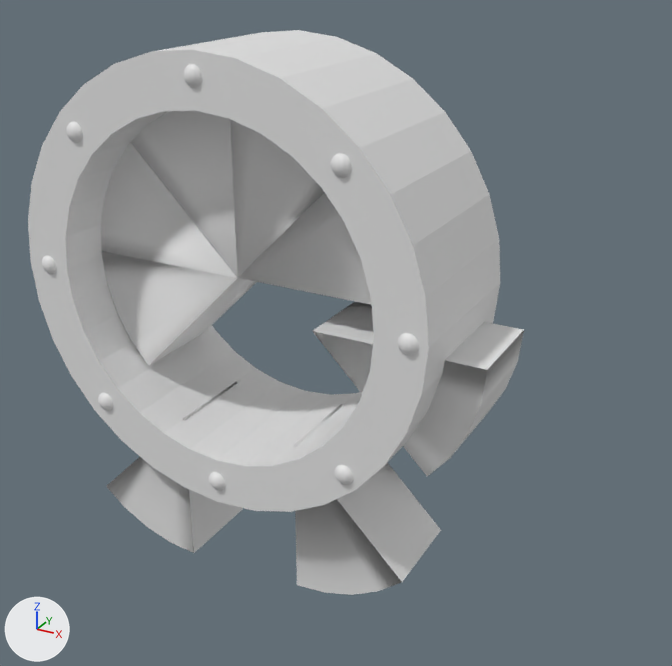
Renders of the OBJ model Framework/Framework/projects/Project Poultry/res/Models/DoorFrames/Door4.obj from each side of a commit.
Both versions are drawn from a 50 mm lens placed at (14.18, -17.67, 10.09), pointed at (5.04, -1.07, 1.79). Lighting does not change. The marker at lower left points along +X, +Y and +Z. Where no turn or scale is listed for an object, it has been applied to the vertices.

Objects in the first picture: 'Door_Pieces.001_Cylinder.011', 'Door_Pieces.002_Cylinder.012', 'Door_Pieces.003_Cylinder.013', 'Door_Pieces.004_Cylinder.014', 'Door_Pieces.005_Cylinder.015', 'Door_Pieces.007_Cylinder.017', 'Door_Pieces.008_Cylinder.018', 'Door_Pieces_Cylinder.010', 'Sphere.004'.
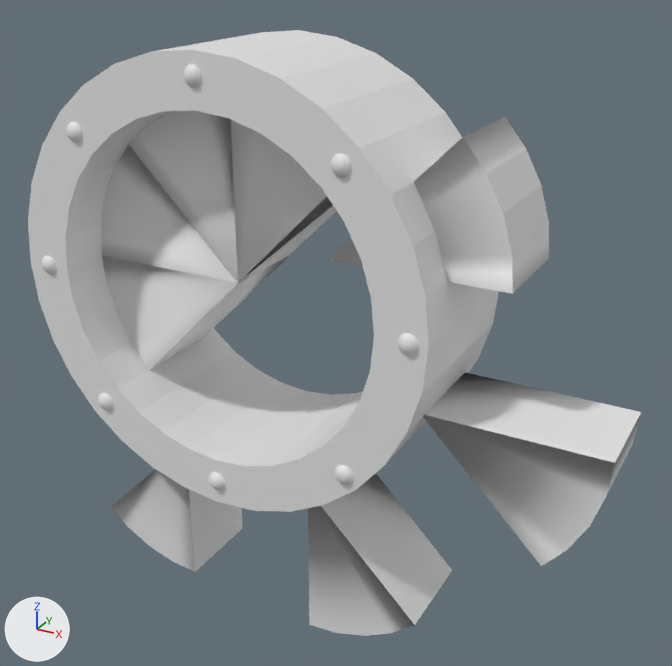
The newer file is also turned or shifted as a whole; pictures and numbers use the older file's frame.

Location of each change, (x1, y1, x2, y2) in pixels of the pictures (672 x 666 px; the box of a moved part takes in the faces that stretch with it):
```json
{"object": "Door_Pieces.005_Cylinder.015", "change": "mesh moved", "before": [313, 302, 524, 476], "after": [423, 372, 641, 566]}
{"object": "Door_Pieces.004_Cylinder.014", "change": "reshaped", "before": [238, 193, 371, 305], "after": [328, 117, 549, 294]}
{"object": "Door_Pieces.007_Cylinder.017", "change": "mesh moved", "before": [294, 404, 441, 595], "after": [308, 473, 452, 636]}
{"object": "Door_Pieces_Cylinder.010", "change": "mesh moved", "before": [101, 251, 256, 366], "after": [102, 255, 290, 370]}
{"object": "Door_Pieces.008_Cylinder.018", "change": "mesh moved", "before": [106, 381, 243, 553], "after": [111, 469, 243, 572]}
{"part": 1, "of": "me_door_pieces_001_cylinder_011", "change": "moved or reshaped", "before": [101, 142, 237, 278], "after": [102, 145, 284, 283]}
```

Scene script edits in JSON lines:
```json
{"block": "me_door_pieces_001_cylinder_011", "where": "# used by ob_door_pieces_001_cylinder_011; location = (0.0, 0.0, 0.0)"}
{"op": "remove", "block": "me_door_pieces_001_cylinder_011", "code": "me_door_pieces_001_cylinder_011.from_pydata(...)  # 12 vertices, 20 faces; spans x -0.66..3.2, y -2.12..0.09, z 3.09..5.82"}
{"op": "add", "block": "me_door_pieces_001_cylinder_011", "code": "me_door_pieces_001_cylinder_011.from_pydata(...)  # 12 vertices, 20 faces; spans x -0.65..3.21, y -2.12..0.09, z 2.97..5.7"}
{"block": "me_door_pieces_001_cylinder_011", "change": "me_door_pieces_001_cylinder_011 part 1: the whole mesh is rebuilt"}
{"block": "me_door_pieces_004_cylinder_014", "where": "# used by ob_door_pieces_004_cylinder_014; location = (0.0, 0.0, 0.0)"}
{"op": "remove", "block": "me_door_pieces_004_cylinder_014", "code": "me_door_pieces_004_cylinder_014.from_pydata(...)  # 12 vertices, 20 faces; spans x 3.2..7.06, y -2.12..0.09, z 3.1..5.83"}
{"op": "add", "block": "me_door_pieces_004_cylinder_014", "code": "me_door_pieces_004_cylinder_014.from_pydata(...)  # 12 vertices, 20 faces; spans x 5.52..9.37, y -2.28..-0.07, z 3.94..6.67"}
{"block": "me_door_pieces_004_cylinder_014", "change": "me_door_pieces_004_cylinder_014 part 2: the whole mesh is rebuilt"}
{"block": "me_door_pieces_005_cylinder_015", "where": "me_door_pieces_005_cylinder_015.from_pydata(...)  # 12 vertices, 20 faces; spans x 5.13..8.99, y -2.26..-0.05, z -0.42..2.31"}
{"block": "me_door_pieces_005_cylinder_015", "where": "# used by ob_door_pieces_005_cylinder_015; location = (0.0, 0.0, 0.0)"}
{"block": "me_door_pieces_005_cylinder_015", "change": "me_door_pieces_005_cylinder_015 part 3: the whole mesh is moved by (2.6, -0.19, -1.19)"}
{"block": "me_door_pieces_007_cylinder_017", "where": "me_door_pieces_007_cylinder_017.from_pydata(...)  # 12 vertices, 20 faces; spans x 4.7..7.43, y -2.38..-0.17, z -4.35..-0.49"}
{"block": "me_door_pieces_007_cylinder_017", "where": "# used by ob_door_pieces_007_cylinder_017; location = (0.0, 0.0, 0.0)"}
{"block": "me_door_pieces_007_cylinder_017", "change": "me_door_pieces_007_cylinder_017 part 4: the whole mesh is moved by (0.37, -0.06, -1.0)"}
{"block": "me_door_pieces_008_cylinder_018", "where": "me_door_pieces_008_cylinder_018.from_pydata(...)  # 12 vertices, 20 faces; spans x -0.95..1.78, y -2.53..-0.32, z -4.38..-0.52"}
{"block": "me_door_pieces_008_cylinder_018", "where": "# used by ob_door_pieces_008_cylinder_018; location = (0.0, 0.0, 0.0)"}
{"block": "me_door_pieces_008_cylinder_018", "change": "me_door_pieces_008_cylinder_018 part 5: the whole mesh is moved by (-0.35, 0.42, -1.0)"}
{"block": "me_door_pieces_cylinder_010", "where": "me_door_pieces_cylinder_010.from_pydata(...)  # 12 vertices, 20 faces; spans x -0.66..3.2, y -2.12..0.09, z 0.36..3.09"}
{"block": "me_door_pieces_cylinder_010", "where": "# used by ob_door_pieces_cylinder_010; location = (0.0, 0.0, 0.0)"}
{"block": "me_door_pieces_cylinder_010", "change": "me_door_pieces_cylinder_010 part 6: the whole mesh is moved by (0.0, 0.0, -0.12)"}
```
